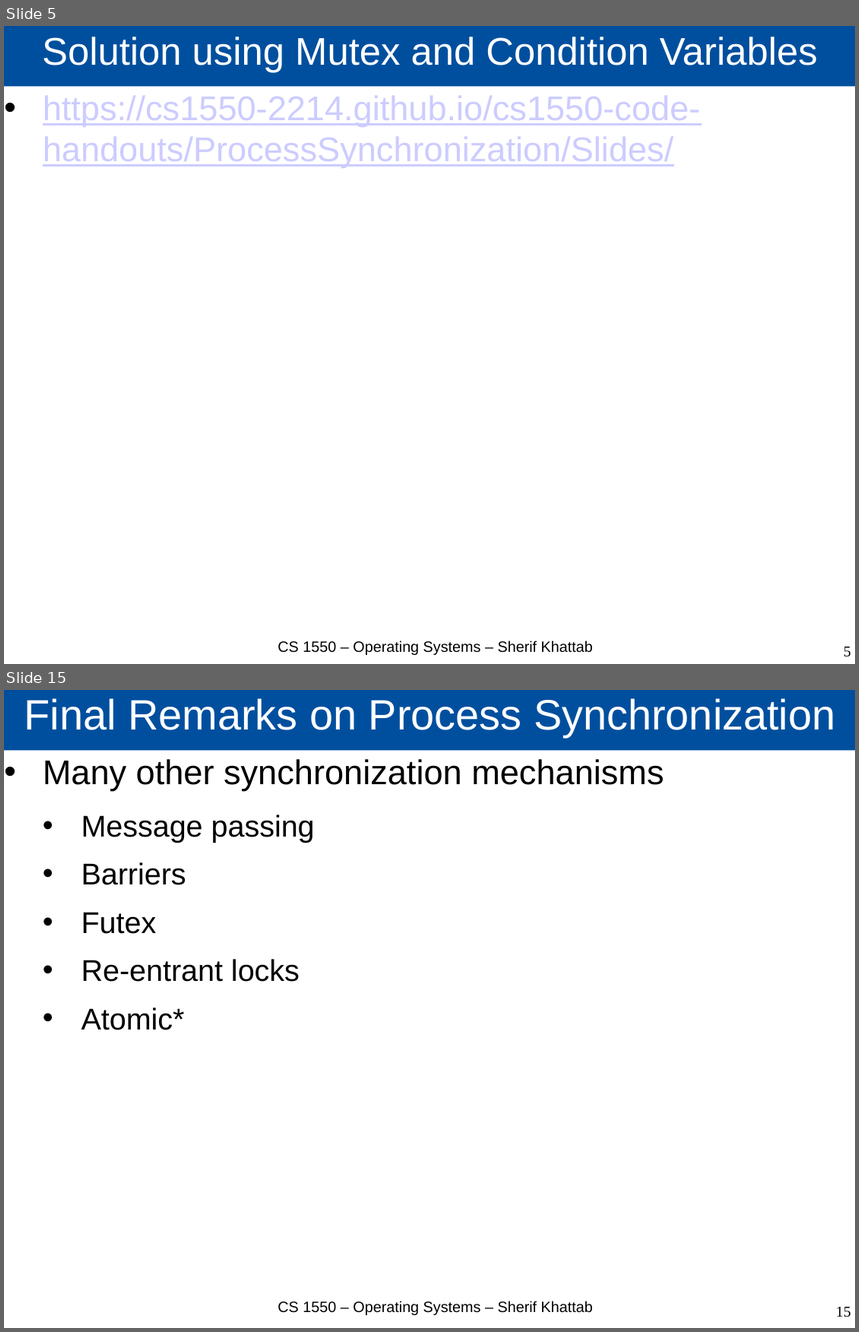
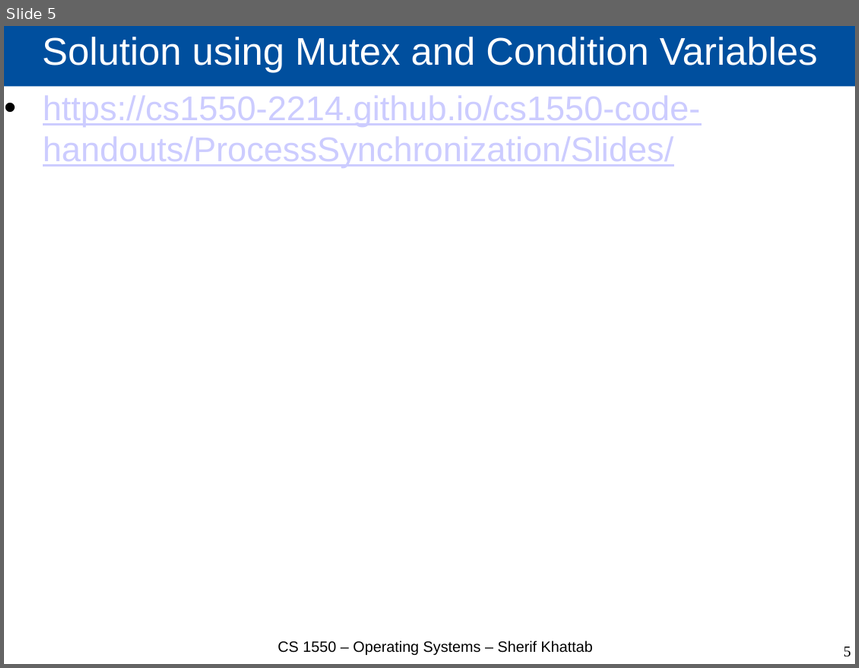
Before and after one commit to cs1550-2244/cs1550-code-handouts, a slide deck: DraftSlides/Lecture12.pptx. Shown one above the other, each under a label of ours: slides 5 and 15 before the commit, slide 5 after it; the slides between them are not shown. The pictures are 859x1332 and 859x668 pixels, drawn with LibreOffice and Linux fonts; fonts in the diff are those of the drawing. Boxes give left, top, right and bottom in pixels: in the first picture for what was removed or moved away, otherwise in the second. Text is boxed around its words. In the diff, an @@ line names an element or a change of style, - is before the commit and + after.

```diff
--- a/DraftSlides/Lecture12.pptx
+++ b/DraftSlides/Lecture12.pptx
@@ slide 15 removed at (4, 690, 855, 1328), background #FFFFFF @@
@@ title removed at (4, 690, 855, 751) @@
-Final Remarks on Process Synchronization
@@ text removed at (43, 759, 664, 1030) @@
-• Many other synchronization mechanisms
-  • Message passing
-  • Barriers
-  • Futex
-  • Re-entrant locks
-  • Atomic*
@@ text removed at (278, 1301, 593, 1315) @@
-CS 1550 – Operating Systems – Sherif Khattab
@@ page number removed at (836, 1307, 851, 1318) @@
-15
```
Also in this commit, not shown: 1 slide changed, 47 other slides removed, 3 other files.
